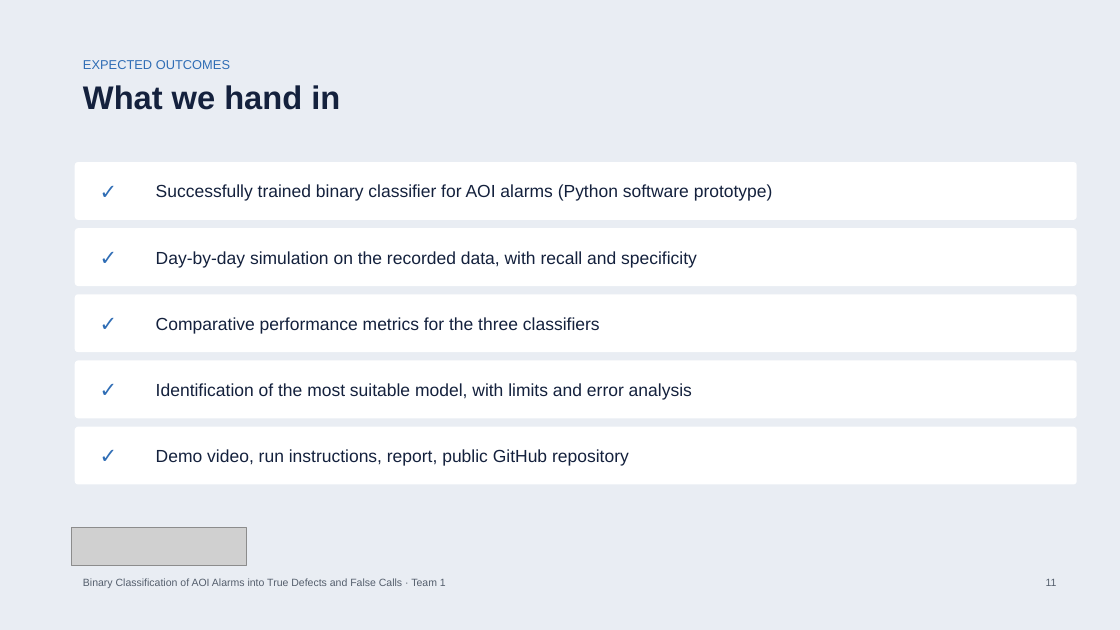
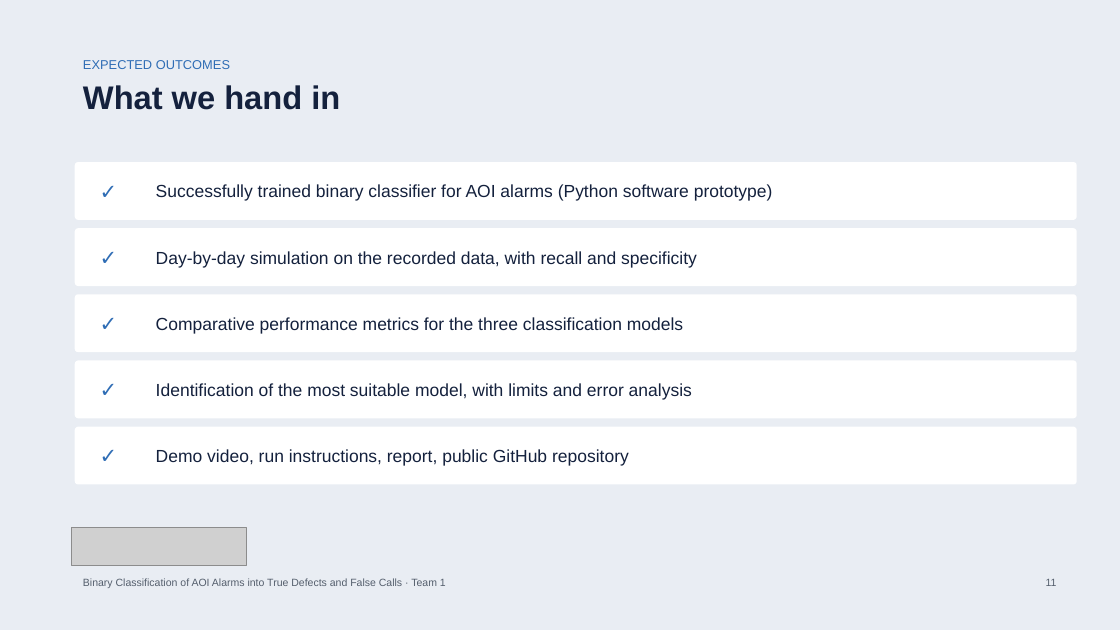
Before and after one commit to bodhi584/aoi-decision-gate, a slide deck: slide 11 of docs/slides_revised_topic.pptx. Drawn at 1120x630 pixels with LibreOffice and Linux fonts; fonts in the diff are those of the drawing; grey boxes stand for pictures. Boxes give left, top, right and bottom in pixels: in the first picture for what was removed or moved away, otherwise in the second. Text is boxed around its words. In the diff, an @@ line names an element or a change of style, - is before the commit and + after.

Commit message:
Data source on the introduction slide; three classification models for one binary task

```diff
--- a/docs/slides_revised_topic.pptx
+++ b/docs/slides_revised_topic.pptx
@@ text at (x1=156, y1=317, x2=683, y2=334): text changed @@
-Comparative performance metrics for the three classifiers
+Comparative performance metrics for the three classification models
```
Also in this commit, not shown: 5 other slides changed, 3 other files.
